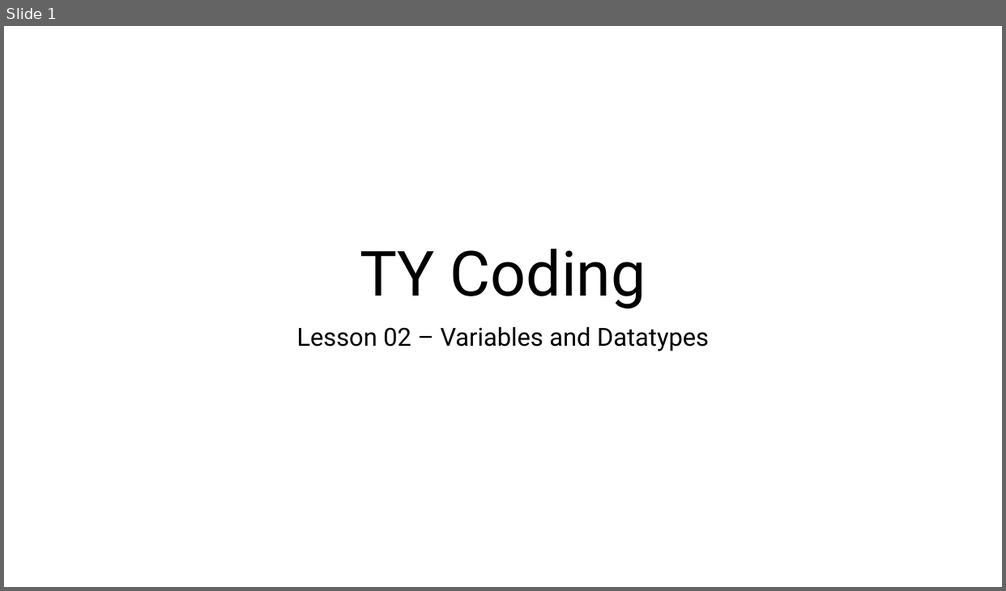
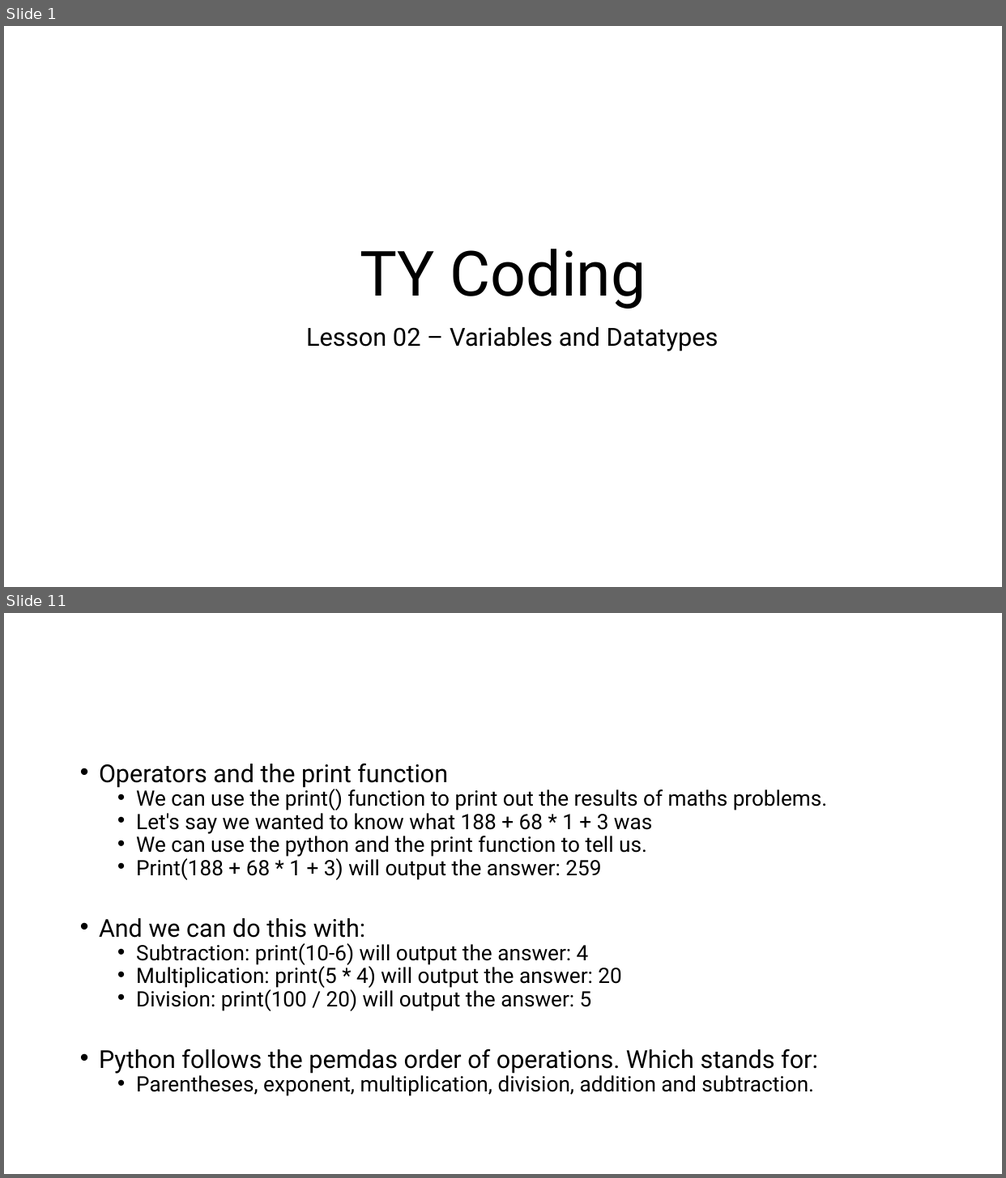
Before and after one commit to JFinnTeacher/TY-Introduction-to-Coding-with-Python, a slide deck: Lesson 02 - Datatypes and Variables/Teaching Resources/Lesson 02 Variables and Datatypes.pptx. Shown one above the other, each under a label of ours: slide 1 before the commit, slides 1 and 11 after it; the slides between them are not shown. The pictures are 1006x591 and 1006x1178 pixels, drawn with LibreOffice and Linux fonts; fonts in the diff are those of the drawing; background and template pictures are left out. Boxes give left, top, right and bottom in pixels: in the first picture for what was removed or moved away, otherwise in the second. Text is boxed around its words. In the diff, an @@ line names an element or a change of style, - is before the commit and + after.

Commit message:
Added lessons 2 and 3

```diff
--- a/Lesson 02 - Datatypes and Variables/Teaching Resources/Lesson 02 Variables and Datatypes.pptx
+++ b/Lesson 02 - Datatypes and Variables/Teaching Resources/Lesson 02 Variables and Datatypes.pptx
@@ slide 11 added at (x1=4, y1=613, x2=1002, y2=1174), background #FFFFFF @@
@@ text added at (x1=99, y1=763, x2=828, y2=1097), 20.4 pt, text #000000 @@
+• Operators and the print function
+  • We can use the print() function to print out the results of maths problems.
+  • Let's say we wanted to know what 188 + 68 * 1 + 3 was
+  • We can use the python and the print function to tell us.
+  • Print(188 + 68 * 1 + 3) will output the answer: 259
+• And we can do this with:
+  • Subtraction: print(10-6) will output the answer: 4
+  • Multiplication: print(5 * 4) will output the answer: 20
+  • Division: print(100 / 20) will output the answer: 5
+• Python follows the pemdas order of operations. Which stands for:
+  • Parentheses, exponent, multiplication, division, addition and subtraction.
@@ slide 1 changed as well @@
@@ subtitle "Lesson 02 – Variables and ..." at (x1=306, y1=327, x2=718, y2=352): indent changed @@
```
Also in this commit, not shown: 12 other slides added, 17 other files.
